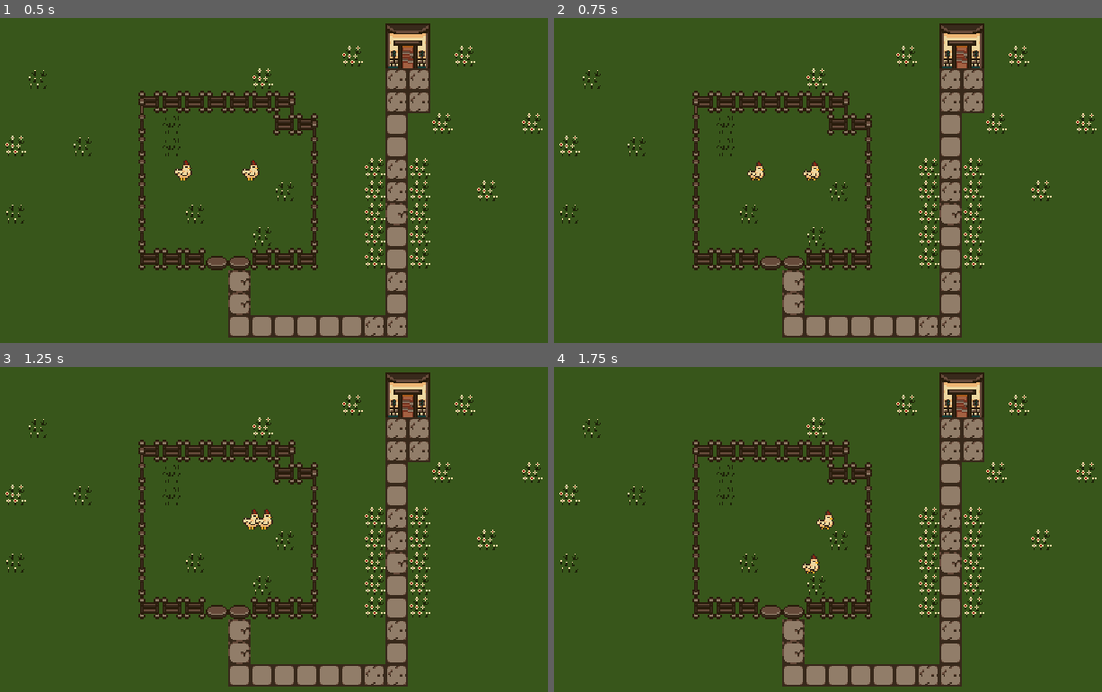
Above: before the commit, frames 1-4 (two rows, left to right).
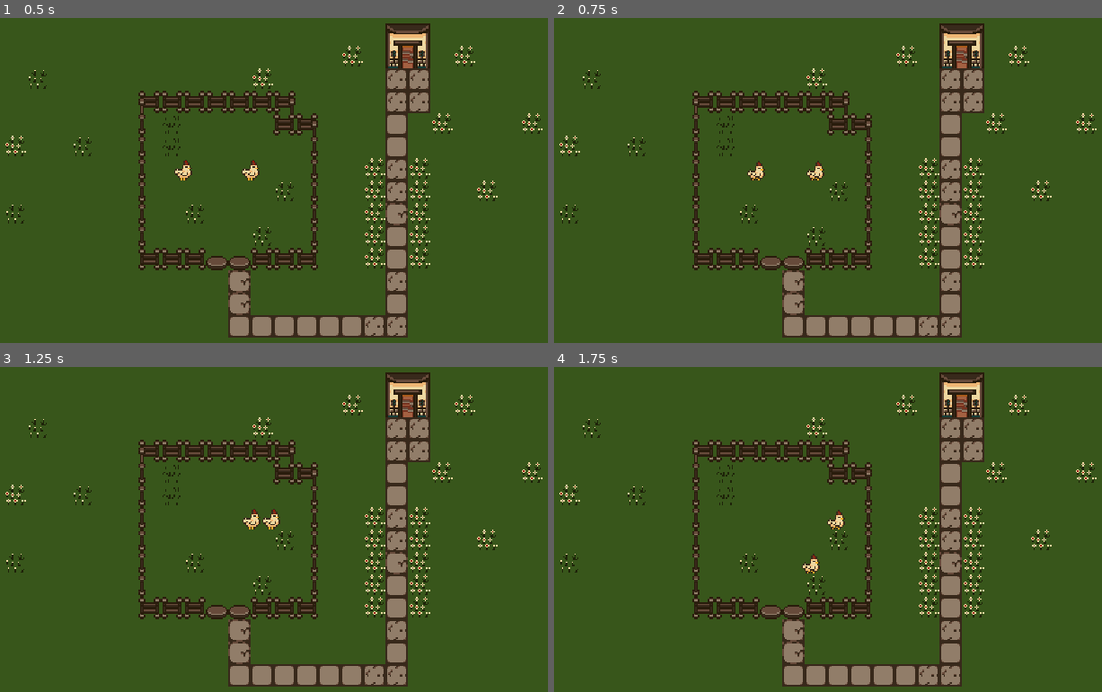
Above: after the commit, the same moments.

Repository: gtarsia/farm
Game: Godot game, scene res://Main.tscn
The game is run twice, just before and just after one commit, with the same random seed, the same clock (stepped at 60 frames per second) and the same inputs.
Inputs:
- Up to frame 1 (0.5 s): no input
- Up to frame 2 (0.75 s): tap Enter at 0.5 s; hold Right (ui_right) from 0.53 s (still down)
- Up to frame 3 (1.25 s): keep holding Right (ui_right)
- Up to frame 4 (1.75 s): tap Space at 1.25 s; release Right (ui_right) at 1.28 s; hold Down (ui_down) from 1.28 s (still down)

Frame 1 is identical in both runs. In frame 2, 0.1% of the frame differs, in the area x 45-50%, y 43-50%; in frame 3, 0.2%; in frame 4, 0.2%, in the area x 47-54%, y 43-50%.

Commit message:
Faster default chicken speed

Diff:
--- a/entities/Chicken.tscn
+++ b/entities/Chicken.tscn
@@ -26,6 +26,7 @@
 [node name="Chicken" type="KinematicBody2D"]
 collision_layer = 2
 script = ExtResource( 1 )
+speed = 30
 
 [node name="Sprite" type="Sprite" parent="."]
 texture = ExtResource( 2 )
